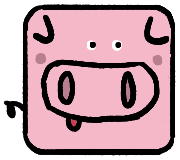
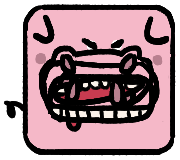
Revision of a layered (180, 160) image; what changed, layer by layer:
added layer "Pig_FaceAttack_2" above "Pig_FaceAttack_1" over [left=47, top=38, right=155, bottom=124]
added layer "Pig_FaceAttack_1" above "Pig_Face" over [left=38, top=39, right=155, bottom=116]
